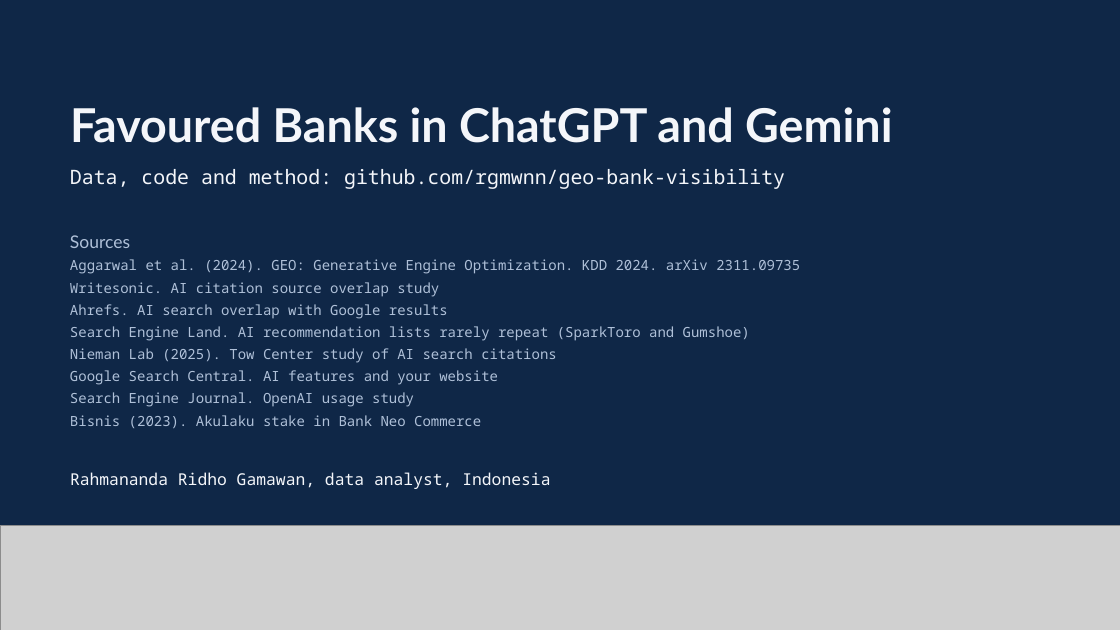
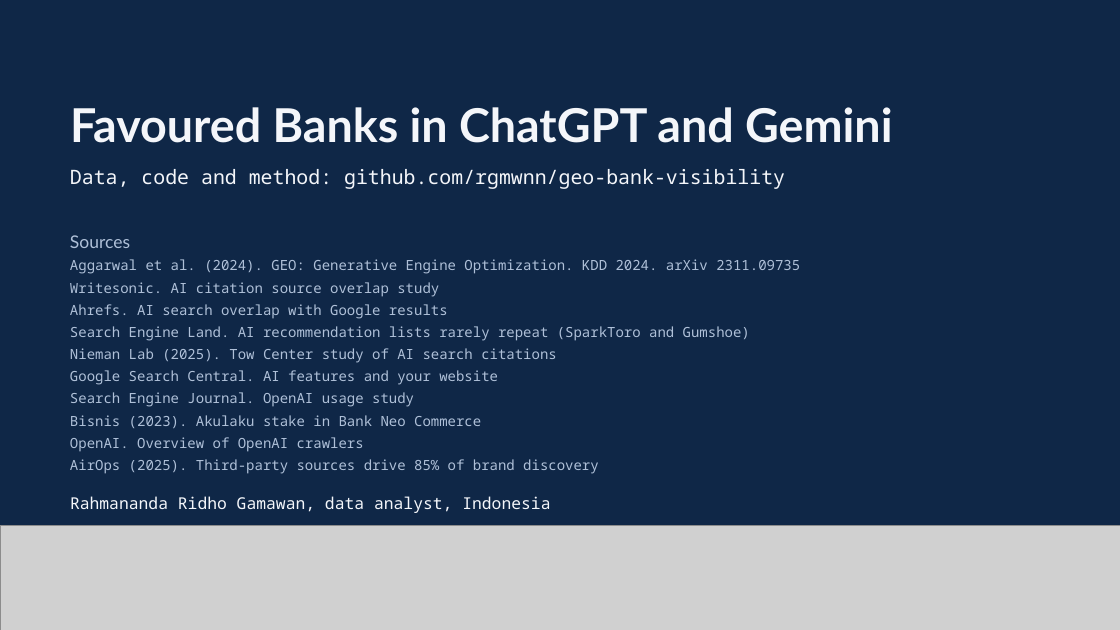
Before and after one commit to rgmwnn/geo-bank-visibility, a slide deck: slide 32 of deck/out/favoured-banks.pptx (slide 33 before the commit). Drawn at 1120x630 pixels with LibreOffice and Linux fonts; fonts in the diff are those of the drawing; grey boxes stand for pictures. Boxes give left, top, right and bottom in pixels: in the first picture for what was removed or moved away, otherwise in the second. Text is boxed around its words. In the diff, an @@ line names an element or a change of style, - is before the commit and + after.

```diff
--- a/deck/out/favoured-banks.pptx
+++ b/deck/out/favoured-banks.pptx
@@ text added at (x1=70, y1=437, x2=364, y2=452), 12 pt, text #AFC0D8 @@
+OpenAI. Overview of OpenAI crawlers
@@ text added at (x1=70, y1=459, x2=599, y2=474), 12 pt, text #AFC0D8 @@
+AirOps (2025). Third-party sources drive 85% of brand discovery
@@ text "Rahmananda Ridho Gamawan, data analyst, ..." moved from (x1=70, y1=472, x2=550, y2=489) to (x1=70, y1=496, x2=550, y2=513) @@
```
Also in this commit, not shown: 25 other slides changed, 1 slide added, 2 slides removed, 4 other files.
